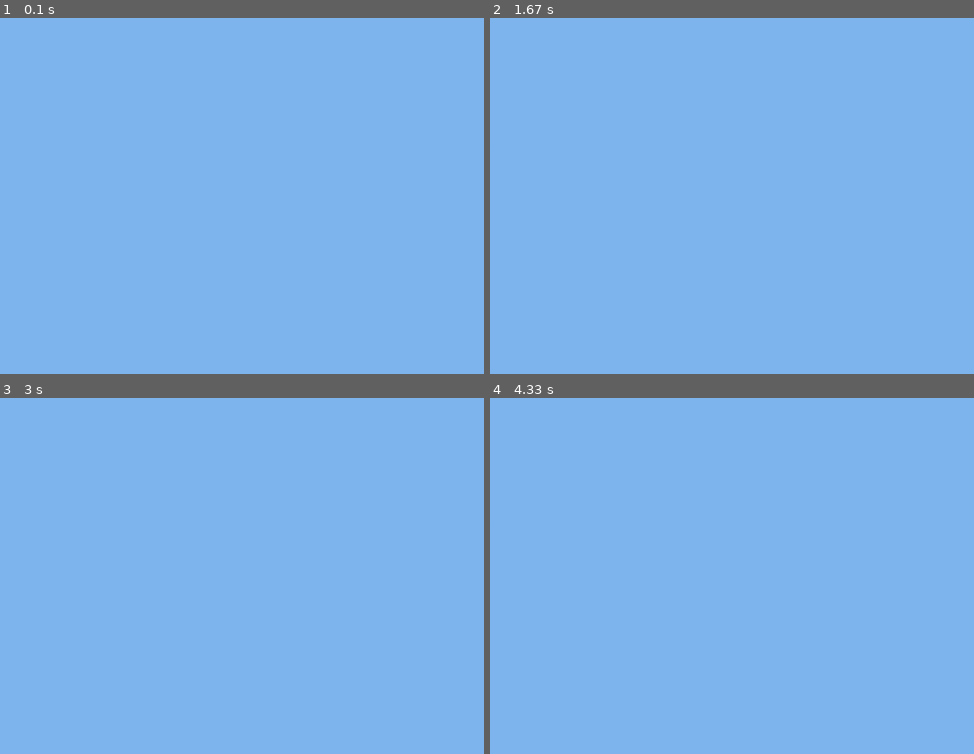
Above: before the commit, frames 1-4 (two rows, left to right).
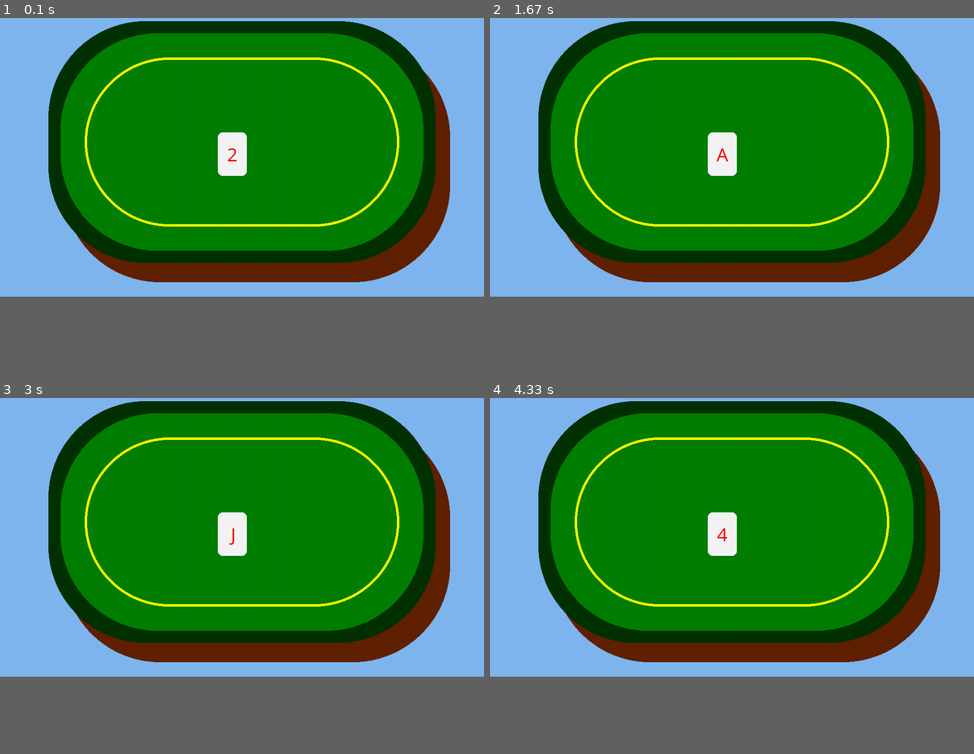
Above: after the commit, the same moments.

Repository: Evoldt123/pokeypokey
Game: pygame game, started from poker.py
Same seed, same stepped clock (60 frames per second), same inputs: the game is played once before the commit and once after it.
Inputs:
- Up to frame 1 (0.1 s): no input
- Up to frame 2 (1.67 s): tap Enter at 0.33 s
- Up to frame 3 (3 s): no input
- Up to frame 4 (4.33 s): no input
In our replay, the window is 900x720 before the commit and 900x576 after it. These sizes can differ from the game's own. Grey fills any space a smaller window leaves; there, only what the larger window draws over its background counts as a difference.

The runs differ from the first frame. In frame 1, 55% of the frame differs, in the area x 10-93%, y 0-75%; in frame 2, 55%; in frame 3, 55%; in frame 4, 55%.

Commit message:
Big Update 4 Visuals

Diff:
--- a/poker.py
+++ b/poker.py
@@ -4,8 +4,53 @@
 import pygame
 from pygame.locals import QUIT
 from itertools import combinations
+import threading
+import time
 
 print()
+
+pygame.init()
+
+# ------------------- {Pygame}
+
+game_state = 0
+
+pygame.init()
+# Set screen size
+screen_size = [1000, 640]
+screen_w = screen_size[0]
+screen_h = screen_size[1]
+screen = pygame.display.set_mode(screen_size)
+# Set the window title
+pygame.display.set_caption('')
+
+game_loop = True
+
+clock = pygame.time.Clock()
+FPS = 1000
+currentFPS = 0
+
+card_font = pygame.font.SysFont('segoeuiblack', 40)
+# Define colors
+RED = (255, 0, 0)
+GREEN = (0, 128, 0)
+BLUE = (0, 0, 255)
+WHITE = (245, 245, 245)
+BLACK = (0, 0, 0)
+
+LIGHT_BLUE = (127, 183, 240)
+DARK_GREEN = (0, 50, 0)
+YELLOW = (255, 255, 0)
+ORANGE = (255, 165, 0)
+NAVY = (133, 33, 255)
+BROWN = (97, 34, 2)
+TEAL = (74, 217, 193)
+PINK = (255, 33, 222)
+PURPLE = (160, 32, 240)
+MAROON = (128, 0, 0)
+LIGHT_GRAY = (200, 200, 200)
+GRAY = (100, 100, 100)
+DARK_GRAY = (20, 20, 20)
 
 debug_symbols = {
     "S": "♠",
@@ -16,9 +61,30 @@
 
 class Card():
     def __init__(self, value, suit):
+        super().__init__()
         self.value = value
         self.suit = suit
         self.raw = str(self.value + debug_symbols[self.suit])
+
+
+
+        # Visuals
+        self.image = pygame.Surface([60, 90])
+        self.image.fill(WHITE)
+
+        self.rect = self.image.get_rect()
+        self.rect.x = 450
+        self.rect.y = 300
+
+    def draw(self):
+        white_bg = pygame.Rect(self.rect.x, self.rect.y, 60, 90)
+        pygame.draw.rect(screen, WHITE, white_bg, 0, 10)
+
+        card_text = card_font.render(str(self.value), True, RED)
+        card_text_rect = card_text.get_rect(center=(white_bg.center))
+
+        screen.blit(card_text, (card_text_rect))
+
 
     def debug_self(self):
         print(self.value + debug_symbols[self.suit], end = ' ')
@@ -123,6 +189,25 @@
         return [1]
 
 def play_hand():
+    global currentFPS
+    clock.tick(FPS)
+
+    for event in pygame.event.get():
+        if event.type == QUIT:
+            pygame.quit()
+            sys.exit()
+
+    if round(clock.get_fps()) != currentFPS:
+        # Update window title with current FPS
+        pygame.display.set_caption(f'FPS: {round(clock.get_fps())}')
+        currentFPS = round(clock.get_fps())
+
+    screen.fill(LIGHT_BLUE)
+
+    # background("images\\bricked.jpg")
+    draw_poker_table()
+
+
     def debug_round(river, hand):
         # Print River Hand Terminal :3
         for card in river:
@@ -155,48 +240,39 @@
     debug_round(river, hand)
     print(f"BEST: {hand_values[best]}.")
 
-
-for x in range(1):
-    play_hand()
-
-
-# ------------------- {Pygame}
-
-pygame.init()
-# Set screen size
-screen_size = [1000, 800]
-screen_w = screen_size[0]
-screen_h = screen_size[1]
-screen = pygame.display.set_mode(screen_size)
-# Set the window title
-pygame.display.set_caption('')
-
-# Define colors
-RED = (255, 0, 0)
-GREEN = (0, 255, 0)
-BLUE = (0, 0, 255)
-WHITE = (245, 245, 245)
-BLACK = (0, 0, 0)
-
-LIGHT_BLUE = (127, 183, 240)
-DARK_GREEN = (0, 128, 0)
-YELLOW = (255, 255, 0)
-ORANGE = (255, 165, 0)
-NAVY = (133, 33, 255)
-BROWN = (97, 34, 2)
-TEAL = (74, 217, 193)
-PINK = (255, 33, 222)
-PURPLE = (160, 32, 240)
-MAROON = (128, 0, 0)
-LIGHT_GRAY = (200, 200, 200)
-GRAY = (100, 100, 100)
-DARK_GRAY = (20, 20, 20)
+    card.draw()
+    pygame.display.update()
+
+
+
+
+
+
 
 running = True
 
-clock = pygame.time.Clock()
-FPS = 1000
-currentFPS = 0
+# --------------------------- Funky Functions
+def background(image):
+  BG = pygame.transform.scale((pygame.image.load(image)),(screen_w, screen_h)).convert_alpha()
+  screen.blit(BG, (0, 0))
+
+def draw_poker_table():
+    # 1000 by 640, 500 and 320 - half dim
+    table_outline = pygame.Rect(100, 70, 800, 500)
+    table_shadow = pygame.Rect(130, 110, 800, 500)
+
+    pygame.draw.rect(screen, BROWN, table_shadow, 0, 200)
+    pygame.draw.rect(screen, DARK_GREEN, table_outline, 0, 200)
+
+
+    table_inner = pygame.Rect(0, 0, 750, 450)
+    table_inner.center = table_outline.center
+    pygame.draw.rect(screen, GREEN, table_inner, 0, 200)
+
+    yellow_outline = pygame.Rect(0, 0, 650, 350)
+    yellow_outline.center = table_outline.center
+    pygame.draw.rect(screen, YELLOW, yellow_outline, 5, 200)
+
 while running:
     clock.tick(FPS)
 
@@ -210,7 +286,19 @@
         pygame.display.set_caption(f'FPS: {round(clock.get_fps())}')
         currentFPS = round(clock.get_fps())
 
-
-
     screen.fill(LIGHT_BLUE)
+
+
+    # background("images\\bricked.jpg")
+    draw_poker_table()
+
+    """
+    while game_loop == True:
+        game_thread = threading.Thread(target=play_hand)
+        game_thread.start()
+        game_loop = False
+    """
+
+    while game_state == 0:
+        play_hand()
     pygame.display.update()
--- a/test.py
+++ b/test.py
@@ -1,3 +1,26 @@
-lst1 = [1, 2, 3, 4]
-lst2 = [1, 2, 3, 4, 4]
-print(lst1 < lst2)
+import threading
+import time
+
+import pygame
+print(pygame.font.get_fonts())
+
+
+def function_one():
+    while True:
+        print("Function One is running.")
+        time.sleep(1)
+
+# Define the second function to run in a separate thread
+def function_two():
+    while True:
+        print("Function Two is running.")
+        time.sleep(1)
+
+
+
+
+thread_one = threading.Thread(target=function_one)
+thread_two = threading.Thread(target=function_two)
+
+thread_one.start()
+thread_two.start()
--- /dev/null
+++ b/testpygame.py
@@ -0,0 +1,30 @@
+import pygame
+import sys
+import time
+from pygame.locals import QUIT
+
+print()
+
+pygame.init()
+screen = pygame.display.set_mode((640, 480))
+
+fonts = pygame.font.get_fonts()
+thing = 0
+while True:
+
+    for event in pygame.event.get():
+        if event.type == QUIT:
+            pygame.quit()
+            sys.exit()
+
+    screen.fill((0, 0, 0))
+
+    font = pygame.font.SysFont(f"segoeuiblack", 30)
+    # print(fonts[thing])
+
+    text_surface = font.render("♦. 1, 2, 3, 4, 5, 6, 7, 8, 9, 10, J, Q, K, A", True, (255, 0, 0))
+    screen.blit(text_surface, (100, 100))
+    pygame.display.flip()
+    # time.sleep(3)
+    # thing += 1
+    # broadway bahnschrift segoeuiblack
Binary file added: images/bricked.jpg
